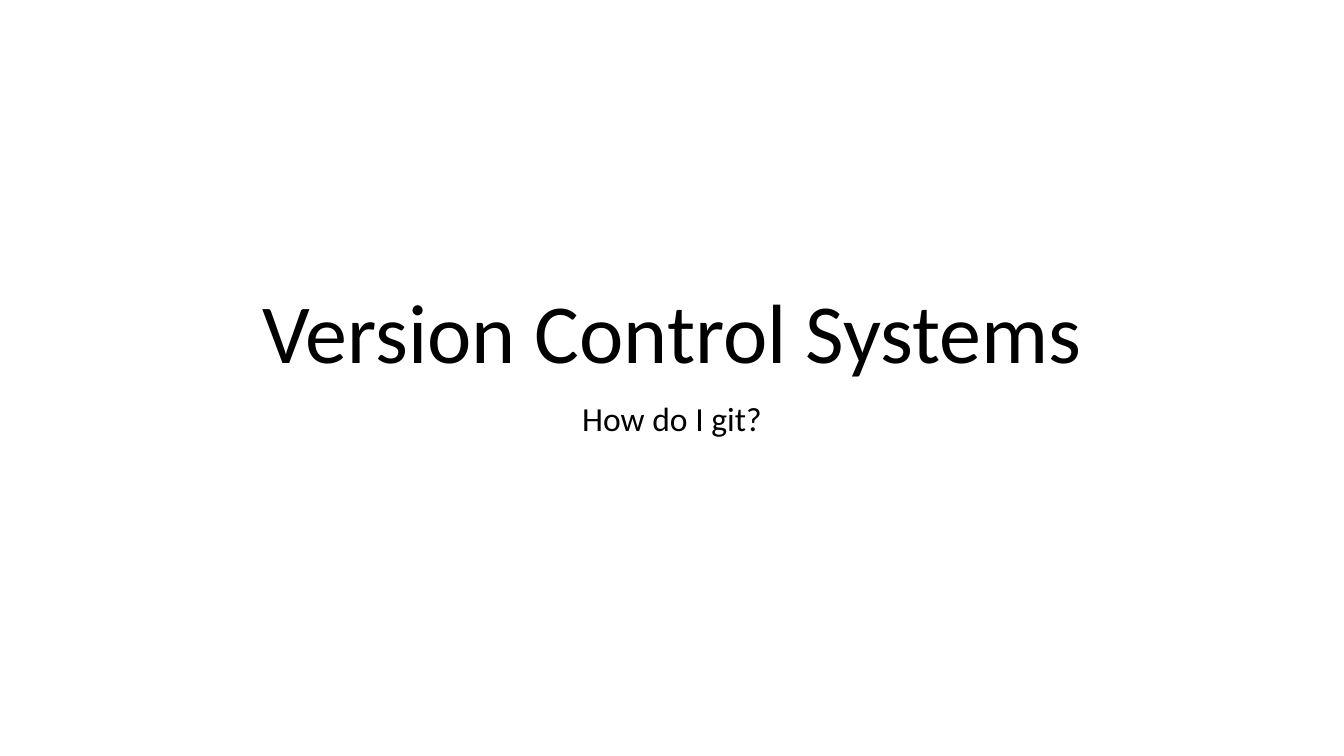
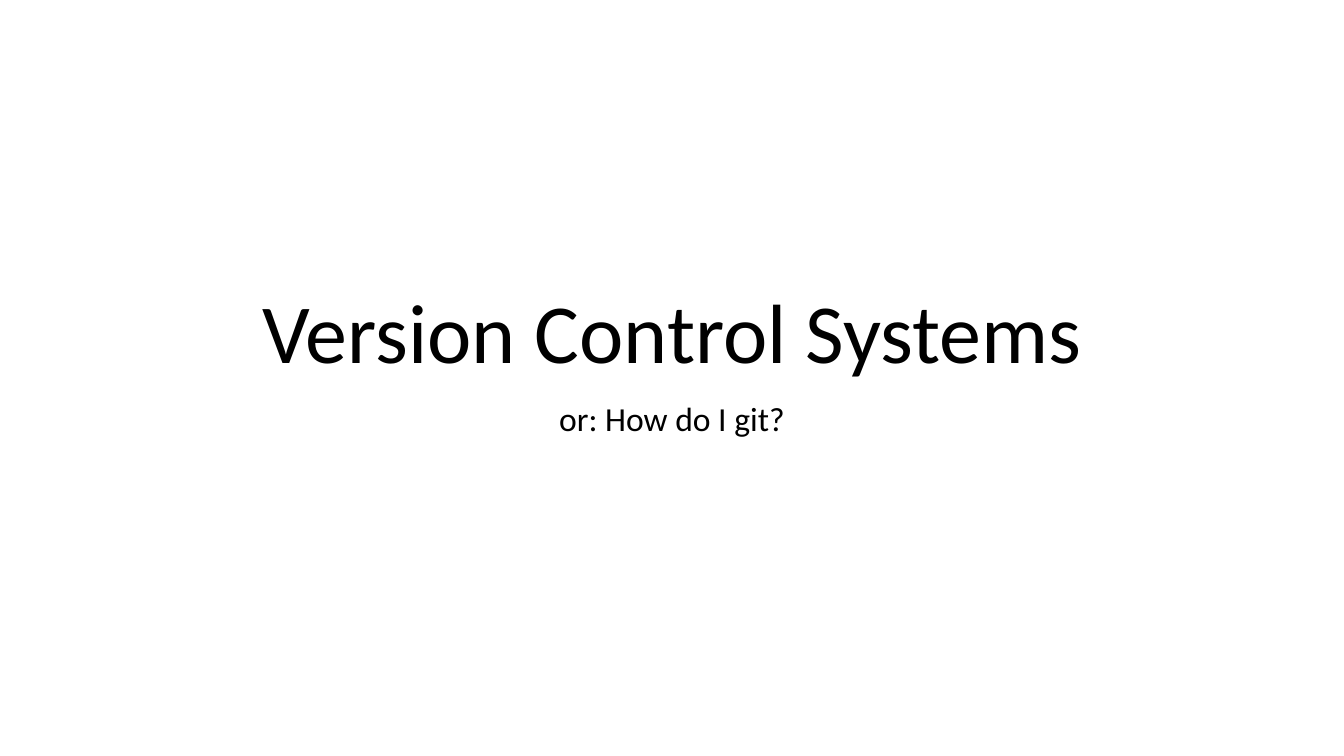
Before and after one commit to vegfetch/talk, a slide deck: slide 1 of cf_version_control_systems.pptx. Drawn at 1344x756 pixels with LibreOffice and Linux fonts; fonts in the diff are those of the drawing. Boxes give left, top, right and bottom in pixels: in the first picture for what was removed or moved away, otherwise in the second. Text is boxed around its words. In the diff, an @@ line names an element or a change of style, - is before the commit and + after.

```diff
--- a/cf_version_control_systems.pptx
+++ b/cf_version_control_systems.pptx
@@ subtitle at [559, 407, 784, 437]: text changed @@
-How do I git?
+or: How do I git?
```
Also in this commit, not shown: 2 other slides changed, 13 slides added, 1 slide removed, 1 other file.
